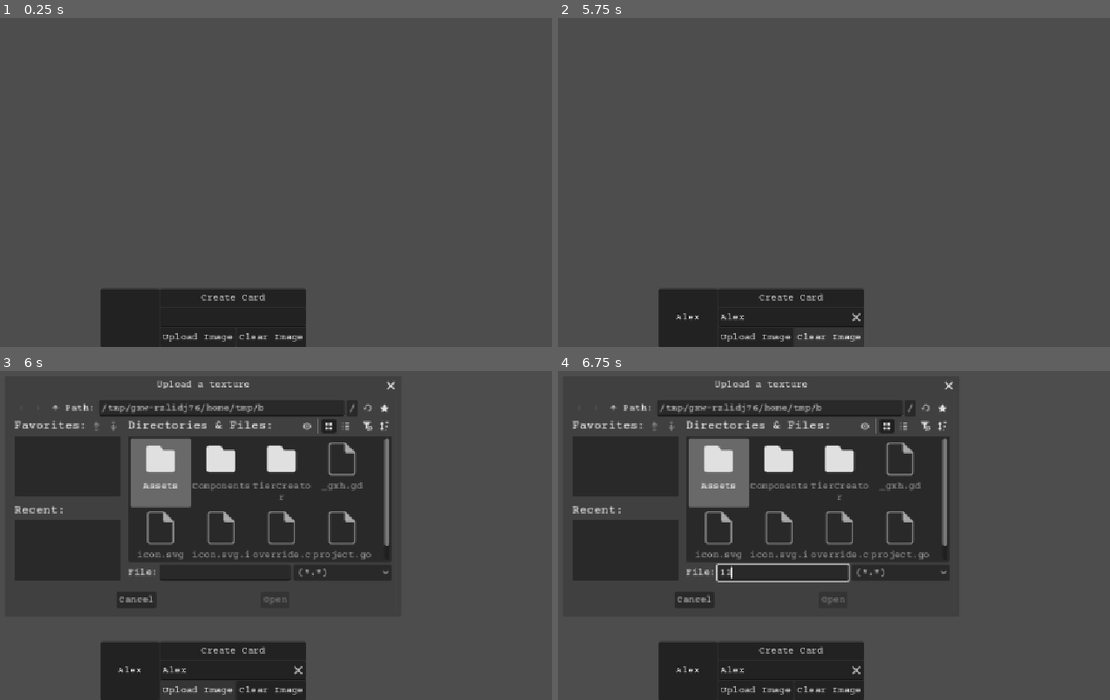
Above: before the commit, frames 1-4 (two rows, left to right).
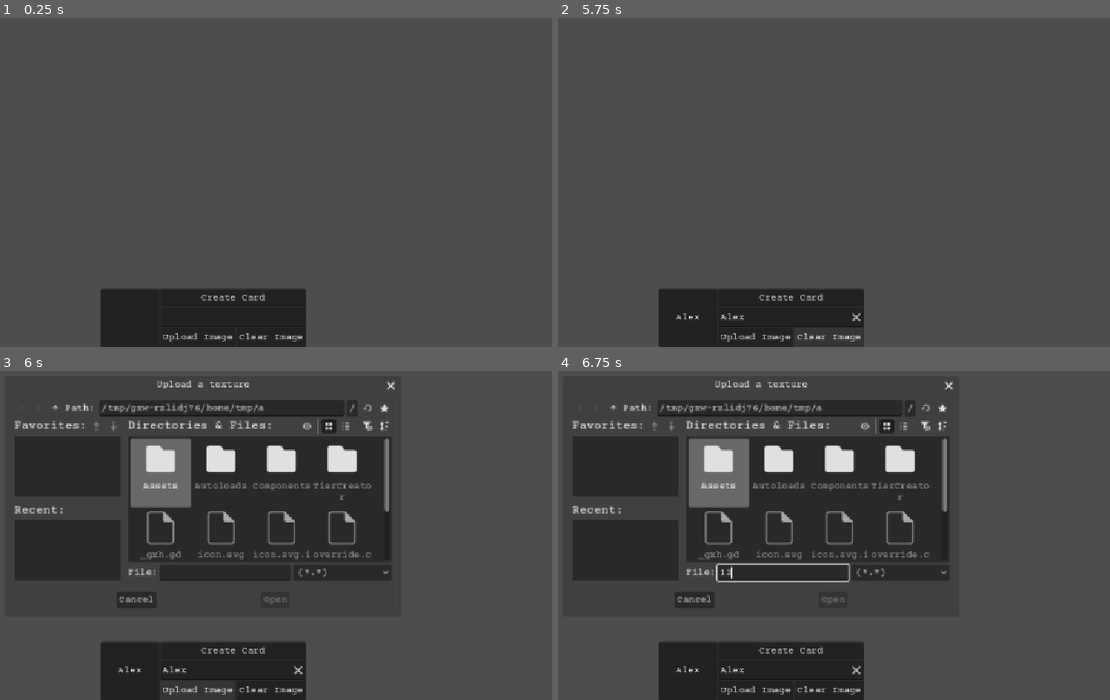
Above: after the commit, the same moments.

Repository: White-Dove-Gamedev/Tier-Creator
Game: Godot game, scene res://TierCreator/card_creator.tscn
Two runs of this game, one before a commit and one after it. Both use one fixed random seed, a clock stepped at 60 frames per second and the inputs below. The project has no main scene, so this scene is started directly.
Inputs (mouse positions are in pixels of both pictures, inside the frame that each line leads up to):
- Up to frame 1 (0.25 s): no input
- Up to frame 2 (5.75 s): click (789, 317) at 0.52 s; type "Alex" at 0.6 s; click "Create Card" at 1.25 s; click "Clear Image" at 2 s; click "Create Card" at 2.75 s; click "Clear Image" at 3.5 s; click "Create Card" at 4.25 s; click "Clear Image" at 5 s
- Up to frame 3 (6 s): click "Upload Image" at 5.75 s
- Up to frame 4 (6.75 s): click (784, 571) at 6.52 s; type "12" at 6.6 s

Frames 1-2 are identical in both runs. In frame 3, 1.2% of the frame differs, in the area x 24-71%, y 9-58%; in frame 4, 1.2%.

Commit message:
Add an autoload for control nodes

Diff:
--- /dev/null
+++ b/Autoloads/Utils.gd
@@ -0,0 +1,6 @@
+extends Node
+
+var min_size_x: float = 96.0
+var min_size_y: float = 96.0
+var max_size_x: float = 96.0
+var max_size_y: float = 96.0
--- a/TierCreator/card.gd
+++ b/TierCreator/card.gd
@@ -15,12 +15,12 @@
 
 
 func set_sizes() -> void:
-	card_label.custom_minimum_size = Vector2(96.0, 96.0)
-	card_label.custom_maximum_size = Vector2(96.0, 96.0)
-	card_texture_rect.custom_minimum_size = Vector2(96.0, 96.0)
-	card_texture_rect.custom_maximum_size = Vector2(96.0, 96.0)
-	custom_minimum_size = Vector2(96.0, 96.0)
-	custom_maximum_size = Vector2(96.0, 96.0)
+	card_label.custom_minimum_size = Vector2(Utils.min_size_x, Utils.min_size_y)
+	card_label.custom_maximum_size = Vector2(Utils.max_size_x, Utils.max_size_y)
+	card_texture_rect.custom_minimum_size = Vector2(Utils.min_size_x, Utils.min_size_y)
+	card_texture_rect.custom_maximum_size = Vector2(Utils.max_size_x, Utils.max_size_y)
+	custom_minimum_size = Vector2(Utils.min_size_x, Utils.min_size_y)
+	custom_maximum_size = Vector2(Utils.max_size_x, Utils.max_size_y)
 
 
 func set_mouse_filters() -> void:
--- a/TierCreator/card_creator.gd
+++ b/TierCreator/card_creator.gd
@@ -58,12 +58,12 @@
 
 
 func set_sizes() -> void:
-	preview_label.custom_minimum_size = Vector2(96.0, 96.0)
-	preview_label.custom_maximum_size = Vector2(96.0, 96.0)
-	preview_texture_rect.custom_minimum_size = Vector2(96.0, 96.0)
-	preview_texture_rect.custom_maximum_size = Vector2(96.0, 96.0)
-	preview_panel_container.custom_minimum_size = Vector2(96.0, 96.0)
-	preview_panel_container.custom_maximum_size = Vector2(96.0, 96.0)
+	preview_label.custom_minimum_size = Vector2(Utils.min_size_x, Utils.min_size_y)
+	preview_label.custom_maximum_size = Vector2(Utils.max_size_x, Utils.max_size_y)
+	preview_texture_rect.custom_minimum_size = Vector2(Utils.min_size_x, Utils.min_size_y)
+	preview_texture_rect.custom_maximum_size = Vector2(Utils.max_size_x, Utils.max_size_y)
+	preview_panel_container.custom_minimum_size = Vector2(Utils.min_size_x, Utils.min_size_y)
+	preview_panel_container.custom_maximum_size = Vector2(Utils.max_size_x, Utils.max_size_y)
 
 
 func set_mouse_settings() -> void:
--- a/TierCreator/drop_node.gd
+++ b/TierCreator/drop_node.gd
@@ -3,5 +3,5 @@
 extends PanelContainer
 
 func _ready() -> void:
-	custom_minimum_size = Vector2(96.0, 96.0)
-	custom_maximum_size = Vector2(96.0, 96.0)
+	custom_minimum_size = Vector2(Utils.min_size_x, Utils.min_size_y)
+	custom_maximum_size = Vector2(Utils.max_size_x, Utils.max_size_y)
--- a/project.godot
+++ b/project.godot
@@ -14,6 +14,10 @@
 config/features=PackedStringArray("4.7", "GL Compatibility")
 config/icon="res://icon.svg"
 
+[autoload]
+
+Utils="*uid://dt8jt14lxjvug"
+
 [display]
 
 window/stretch/mode="canvas_items"
@@ -23,6 +27,7 @@
 
 folder_colors={
 "res://Assets/": "yellow",
+"res://Autoloads/": "gray",
 "res://Components/": "gray",
 "res://TierCreator/": "green"
 }
Not shown, added: Autoloads/Utils.gd.uid
Not shown, changed: CHANGELOG.md
